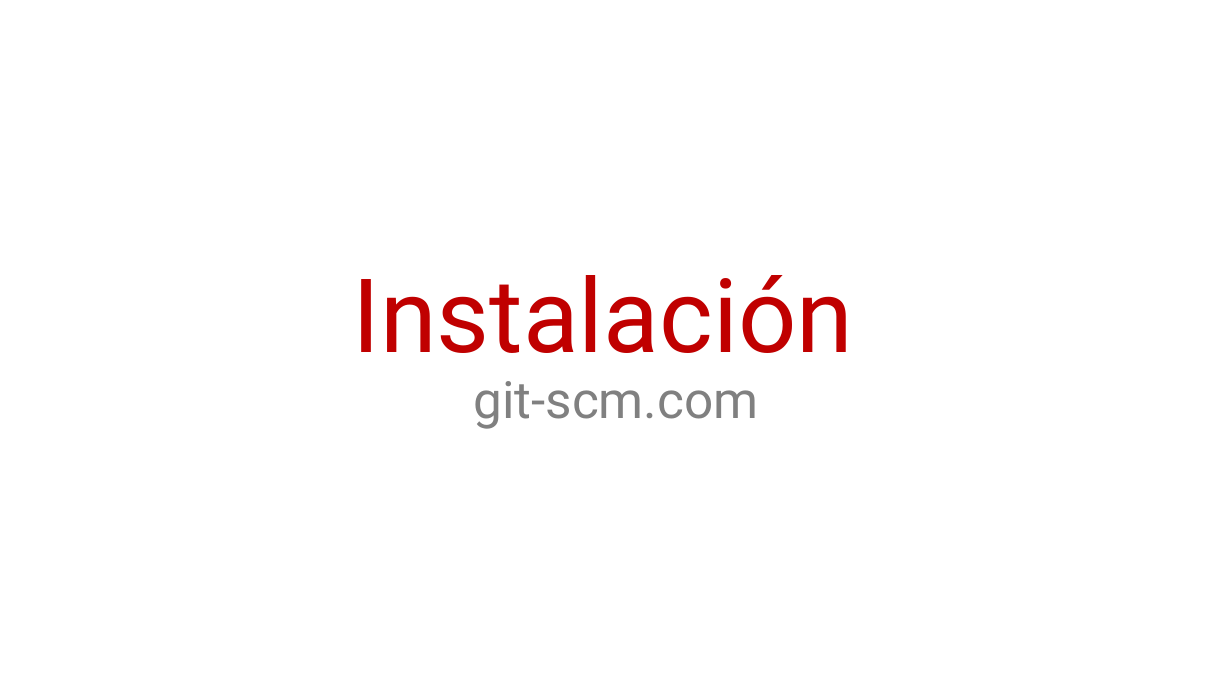
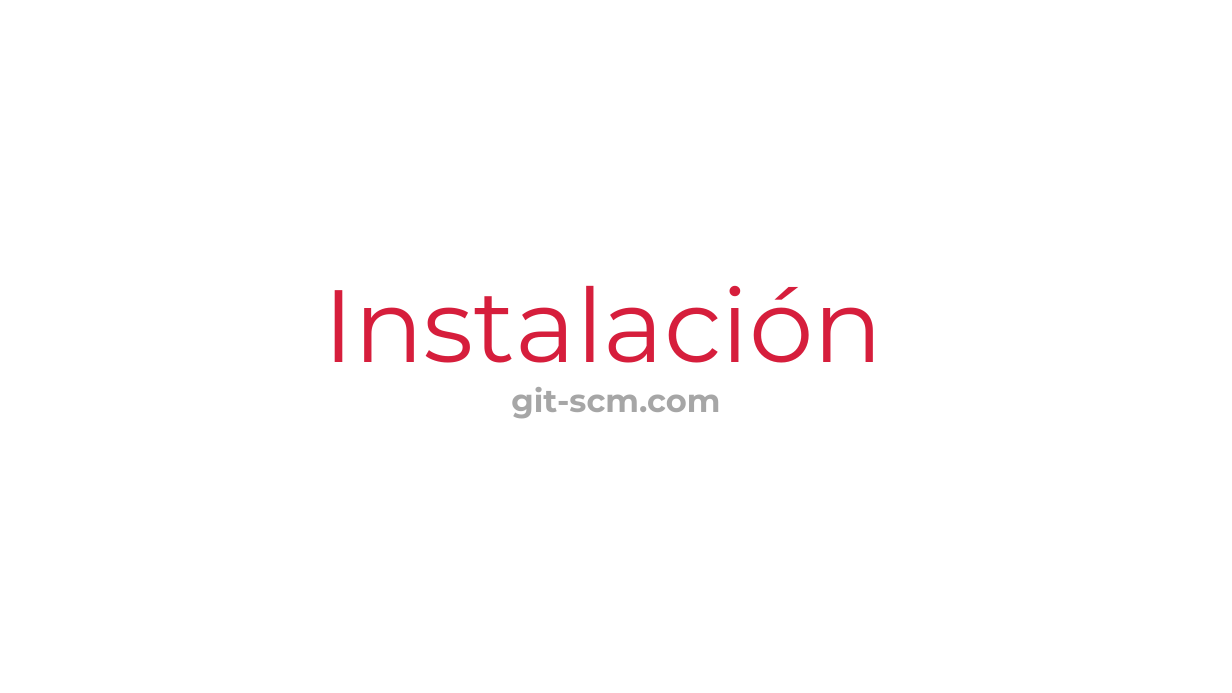
Before and after one commit to cimadev/PlaticasTalleres, a slide deck: slide 3 of 2018/Git-github-fundamentals/gitgithubfundamentals.pptx. Drawn at 1232x693 pixels with LibreOffice and Linux fonts; fonts in the diff are those of the drawing. Boxes give left, top, right and bottom in pixels: in the first picture for what was removed or moved away, otherwise in the second. Text is boxed around its words. In the diff, an @@ line names an element or a change of style, - is before the commit and + after.

```diff
--- a/2018/Git-github-fundamentals/gitgithubfundamentals.pptx
+++ b/2018/Git-github-fundamentals/gitgithubfundamentals.pptx
@@ title "Instalación git-scm.com" at box(323, 286, 883, 419): size 40 to 25 pt, text colour #808080 to #A6A6A6, bold on in "git-scm.com"; font Roboto to Montserrat; text colour #C00000 to #D61E3C in "Instalación" @@
```
Also in this commit, not shown: 18 other slides changed, 1 slide added, 6 other files.
